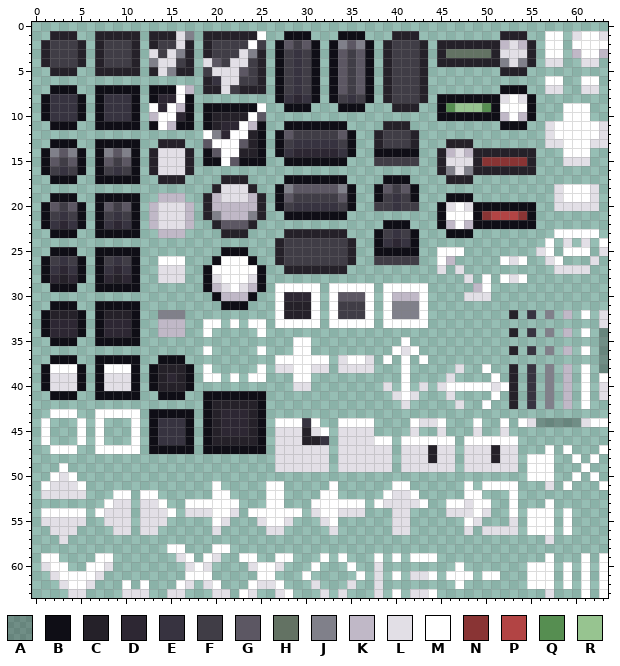
Edited in one commit: pixel-art file (Salvager/Assets/Sprites/UI/gui_sheet_64x64.aseprite). This is how it looked before the edit.
64x64 pixels, 1 frame. Colours within 5 levels of each other are drawn and written as one.
Palette (. is transparent): A #00000041  B #0f0e16  C #252129  D #2d2733  E #373340  F #403d46  G #5c5763  H #637263  J #80808a  K #c0b8c7  L #e2dfe6  M #ffffff  N #893434  P #b24444  Q #568e51  R #97c490
The result:
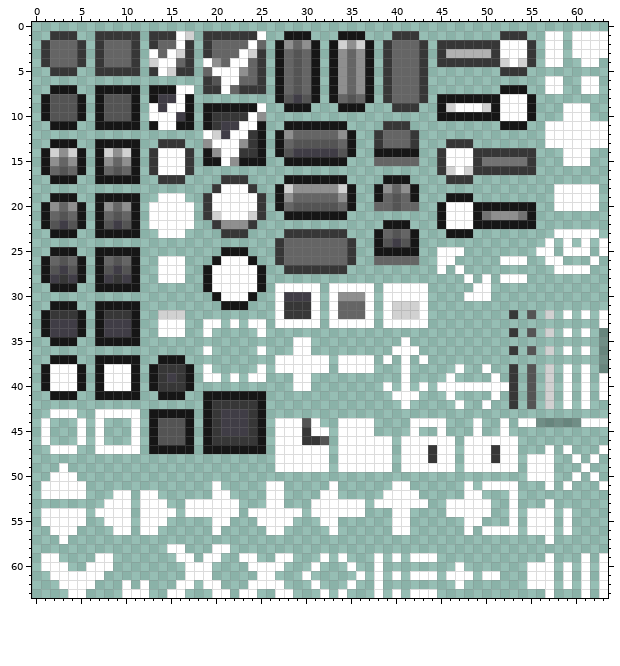
The edit:
colour B: #0f0e16 -> #161616
colour C: #252129 -> #373737
colour D: #2d2733 -> #403d46
colour E: #373340 -> #545454
colour F: #403d46 -> #656565
colour G: #5c5763 -> #8f8f8f
colour H: #637263 -> #b2b2b2
colour J: #80808a -> #d1d1d1
colour N: #893434 -> #727272
Changed rows in their new state; - is a pixel that keeps its letter.
Layer "GUI":
first column x 1:
 1 ---------------M-------------------------------------------M--M
 2 ---------------M-----------------------------------MMM---------
 3 ------------M-M-------M----------------------------MMM-----M--M
 4 -------------MM---M--MM-----------------------------M---MM--MM-
 5 -------------M-----MMM-----------------------------------------
 6 --------------------MM-----------------------------------------
 7 ----------------M---M-----------------------------------MM--MM-
 8 ---------------------------------------------------M-M---------
 9 ---------------M-----------------------------JMMMJ-------------
10 ------------M--------------------------------------M-M---------
11 --------------M--------M--------------------------------M-----M
12 --------------------------------------------------------M-----M
13 --------------------------------------------------------MM---MM
14 -------------MMM-----------------------------MMM---------------
15 -------------MMM-----------------------------MMM----------MMM--
16 -------------MMM------------------------------M----------------
18 --------------------MMM----------------------------------M---M-
19 -------------MMM---MMMMM---------------------------------M---M-
20 ------------MMMMM--MMMMM---------------------M-M---------MMMMM-
21 ------------MMMMM---MMM---------------------------GGG----------
22 ------------MMMMM----------------------------M-M---------------
23 -------------MMM-----------------------------------------------
24 ----------------------------------------------------------M-M--
25 -------------------------------------------------------M------M
26 ---------------------------------------------M------M---M----M-
27 -------------MMM----------------------------M-M----------MMMM--
28 -------------MMM---M---M-----------------------M----M----------
29 -------------------MM-MM------------------------M--------------
30 --------------------MMM----------------MMM-----MMM-------------
32 ----------------------------------------------------------M---M
33 -------------MMM----------------------------------------------M
34 -------------MMM------------------------------------------M----
36 ----------------------------------------M-----------------M----
37 ---------------------------------M--M--------------------------
38 --------------------------MM--MM-MMMM---------M-----------M----
39 -MMM---MMM-----------------------------------M------------M----
40 -MMM---MMM------------------MM--------M---M-M-----M-------M---M
41 ---------------------------------------M-M---M------------M---M
42 ----------------------------------------M-----M-----------M----
44 ------------------------------------------MM----------M-----M--
45 --------------------------MMM-M--MMMM----M--M---M--M-----------
46 --------------------------MMM----MMMM--------------------------
47 --------------------------MMMMMM-MMMMMM-MMM-MM-MMM-MM----------
48 --------------------------MMMMMM-MMMMMM-MMM-MM-MMM-MM----------
49 --------------------------MMMMMM-MMMMMM-MMMMMM-MMMMMM----------
50 --M------------------------------------------------------------
51 -MMM----------------------------------------------------M------
52 MMMMM----------------------------------MM----------------------
53 --------MM-MM-------------------------MMMM-----M---------------
54 -------MMM-MMM--MMM--M--------M--MMM---MM----MMM-M-------------
55 MMMMM--MMM-MMM------M---M--M---M-------MM-------M---M----------
56 -MMM----MM-MM------M-----MM-----M------MM------M-MMMM----------
57 --M-----------------------------------------------------M------
59 ---------------M---M-------------------------------------------
60 M------M--------M-M----M--M----------M-------------------------
61 -M----M------------------------------M---MM--------------------
62 --M--M----------M-M-----MM----M---M--M-------------------------
63 ---MM----MMM--MM---MM--M--M----M-M---M---MM-------------M------
Pixel boxes of the changes (left, top, right, bottom) in both pictures:
changed: (41, 31, 608, 598)
